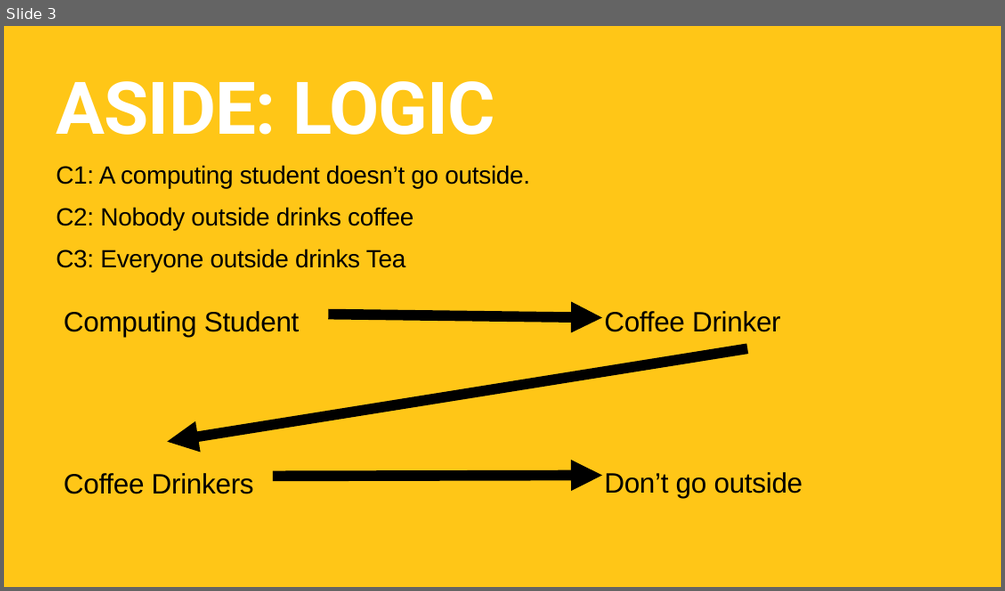
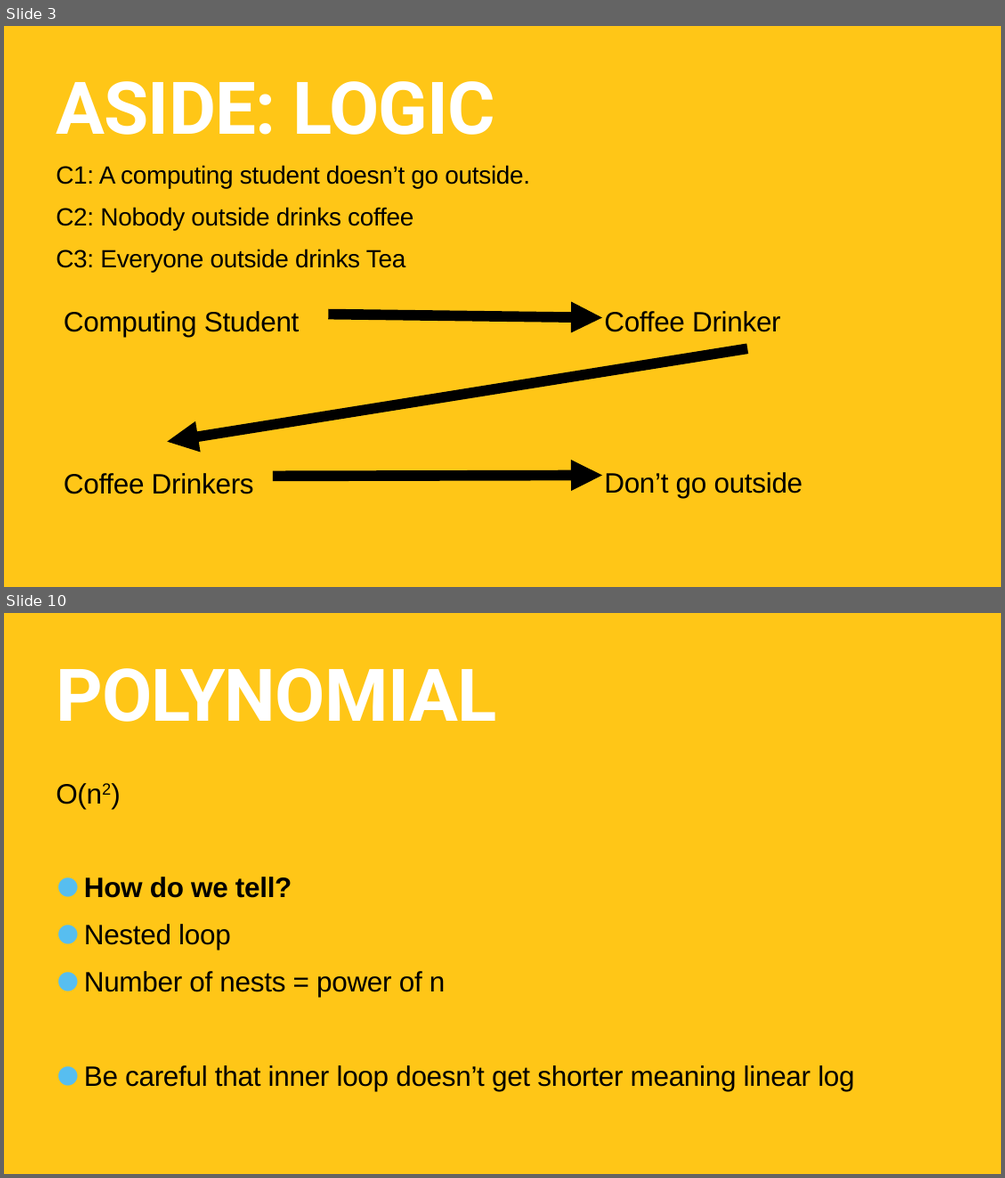
Before and after one commit to TommyWoodley/teaching, a slide deck: ALevel/BigO/BigOPresentation.pptx. Shown one above the other, each under a label of ours: slide 3 before the commit, slides 3 and 10 after it; the slides between them are not shown. The pictures are 1005x591 and 1005x1178 pixels, drawn with LibreOffice and Linux fonts; fonts in the diff are those of the drawing. Boxes give left, top, right and bottom in pixels: in the first picture for what was removed or moved away, otherwise in the second. Text is boxed around its words. In the diff, an @@ line names an element or a change of style, - is before the commit and + after.

```diff
--- a/ALevel/BigO/BigOPresentation.pptx
+++ b/ALevel/BigO/BigOPresentation.pptx
@@ slide 10 added at (4,613,1001,1174), background #FFC617 @@
@@ title added at (56,668,496,722), 140 pt, text #FFFFFF, bold @@
+POLYNOMIAL
@@ text added at (56,783,854,1091), 54 pt, text #000000 @@
+O(n2)
+• How do we tell?
+• Nested loop
+• Number of nests = power of n
+• Be careful that inner loop doesn’t get shorter meaning linear log
```
Also in this commit, not shown: 7 other slides added, 10 slides removed.
